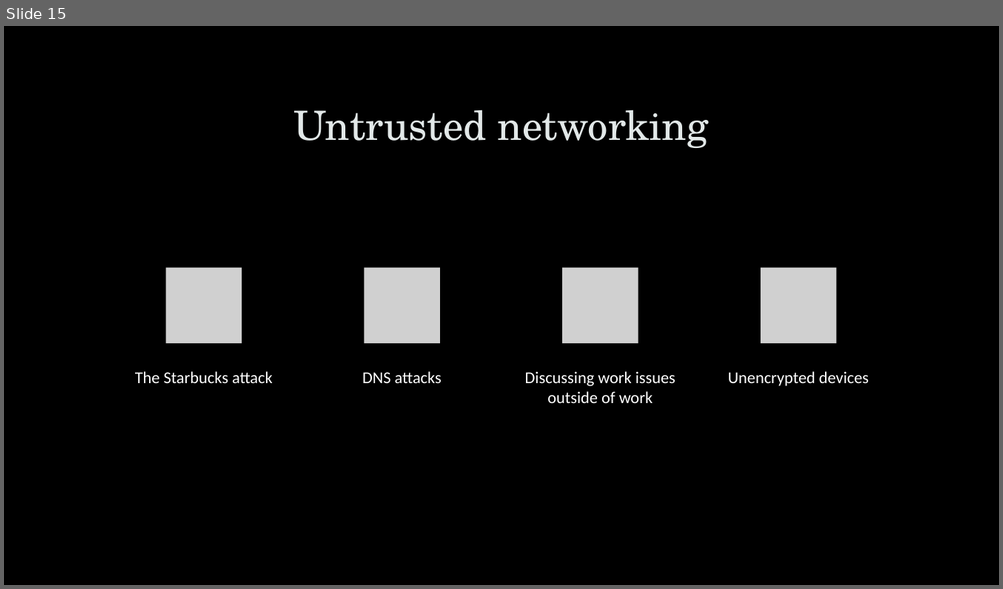
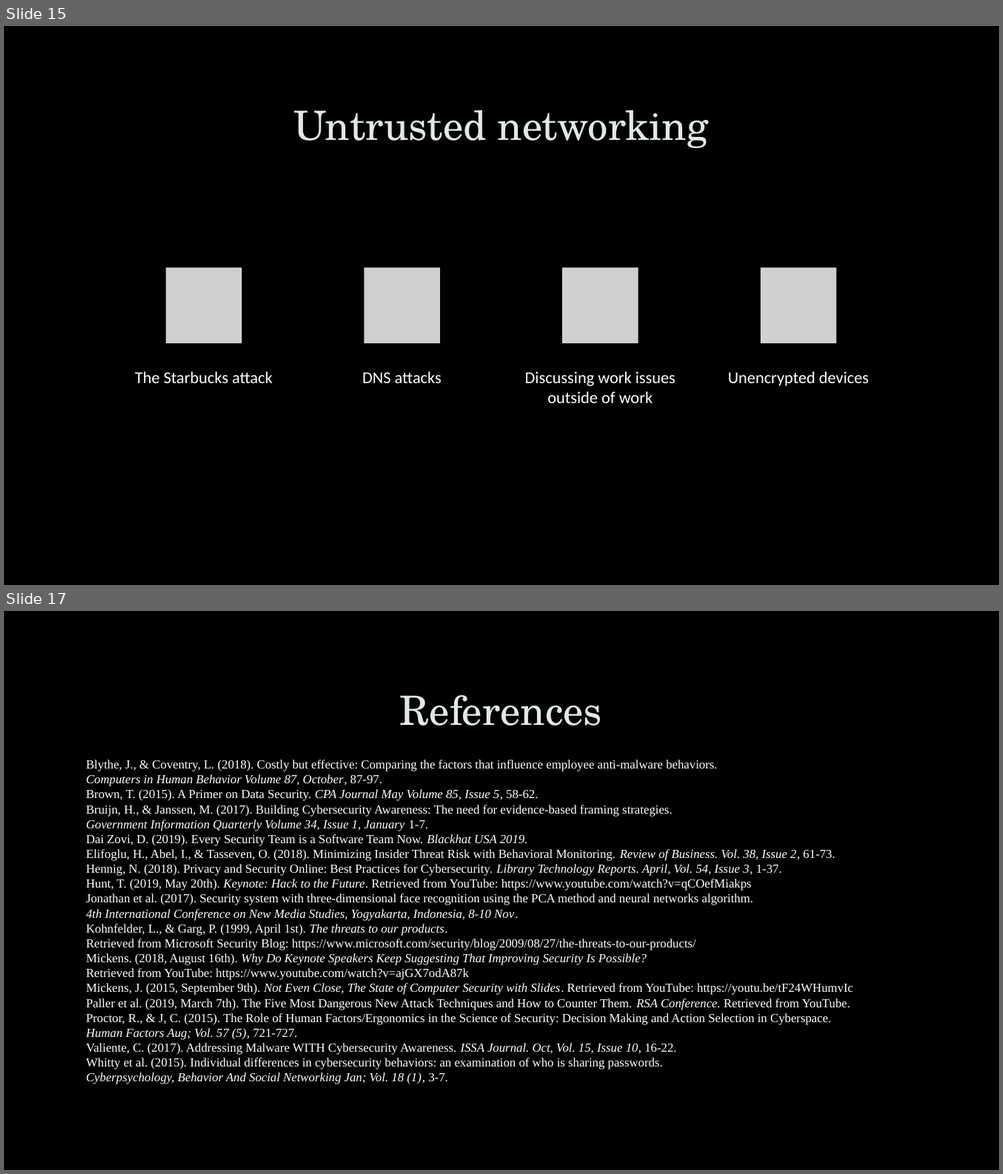
Before and after one commit to dr-natetorious/TIM-8301-Principals_of_CyberSecurity, a slide deck: Week2_PeopleAspects/BachmeierNTIM8301-2.pptx. Shown one above the other, each under a label of ours: slide 15 before the commit, slides 15 and 17 after it; the slides between them are not shown. The pictures are 1003x589 and 1003x1174 pixels, drawn with LibreOffice and Linux fonts; fonts in the diff are those of the drawing; grey boxes stand for pictures; background and template pictures are left out. Boxes give left, top, right and bottom in pixels: in the first picture for what was removed or moved away, otherwise in the second. Text is boxed around its words. In the diff, an @@ line names an element or a change of style, - is before the commit and + after.

```diff
--- a/Week2_PeopleAspects/BachmeierNTIM8301-2.pptx
+++ b/Week2_PeopleAspects/BachmeierNTIM8301-2.pptx
@@ slide 17 added at (4, 611, 999, 1170), background picture (left out) @@
@@ title added at (400, 695, 602, 726), 39 pt, text #E2E8E8 @@
+References
@@ text added at (86, 760, 853, 1085), 12 pt, text #FFFFFF @@
+Blythe, J., & Coventry, L. (2018). Costly but effective: Comparing the factors that influence employee anti-malware behaviors.
+Computers in Human Behavior Volume 87, October, 87-97.
+Brown, T. (2015). A Primer on Data Security. CPA Journal May Volume 85, Issue 5, 58-62.
+Bruijn, H., & Janssen, M. (2017). Building Cybersecurity Awareness: The need for evidence-based framing strategies.
+Government Information Quarterly Volume 34, Issue 1, January 1-7.
+Dai Zovi, D. (2019). Every Security Team is a Software Team Now. Blackhat USA 2019.
+Elifoglu, H., Abel, I., & Tasseven, O. (2018). Minimizing Insider Threat Risk with Behavioral Monitoring. Review of Business. Vol. 38, Issue 2, 61-73.
+Hennig, N. (2018). Privacy and Security Online: Best Practices for Cybersecurity. Library Technology Reports. April, Vol. 54, Issue 3, 1-37.
+Hunt, T. (2019, May 20th). Keynote: Hack to the Future. Retrieved from YouTube: https://www.youtube.com/watch?v=qCOefMiakps
+Jonathan et al. (2017). Security system with three-dimensional face recognition using the PCA method and neural networks algorithm.
+4th International Conference on New Media Studies, Yogyakarta, Indonesia, 8-10 Nov.
+Kohnfelder, L., & Garg, P. (1999, April 1st). The threats to our products.
+Retrieved from Microsoft Security Blog: https://www.microsoft.com/security/blog/2009/08/27/the-threats-to-our-products/
+Mickens. (2018, August 16th). Why Do Keynote Speakers Keep Suggesting That Improving Security Is Possible?
+Retrieved from YouTube: https://www.youtube.com/watch?v=ajGX7odA87k
+Mickens, J. (2015, September 9th). Not Even Close, The State of Computer Security with Slides. Retrieved from YouTube: https://youtu.be/tF24WHumvIc
+Paller et al. (2019, March 7th). The Five Most Dangerous New Attack Techniques and How to Counter Them. RSA Conference. Retrieved from YouTube.
+Proctor, R., & J, C. (2015). The Role of Human Factors/Ergonomics in the Science of Security: Decision Making and Action Selection in Cyberspace.
+Human Factors Aug; Vol. 57 (5), 721-727.
+Valiente, C. (2017). Addressing Malware WITH Cybersecurity Awareness. ISSA Journal. Oct, Vol. 15, Issue 10, 16-22.
+Whitty et al. (2015). Individual differences in cybersecurity behaviors: an examination of who is sharing passwords.
+Cyberpsychology, Behavior And Social Networking Jan; Vol. 18 (1), 3-7.
```
Also in this commit, not shown: 1 other slide added, 2 slides removed.
